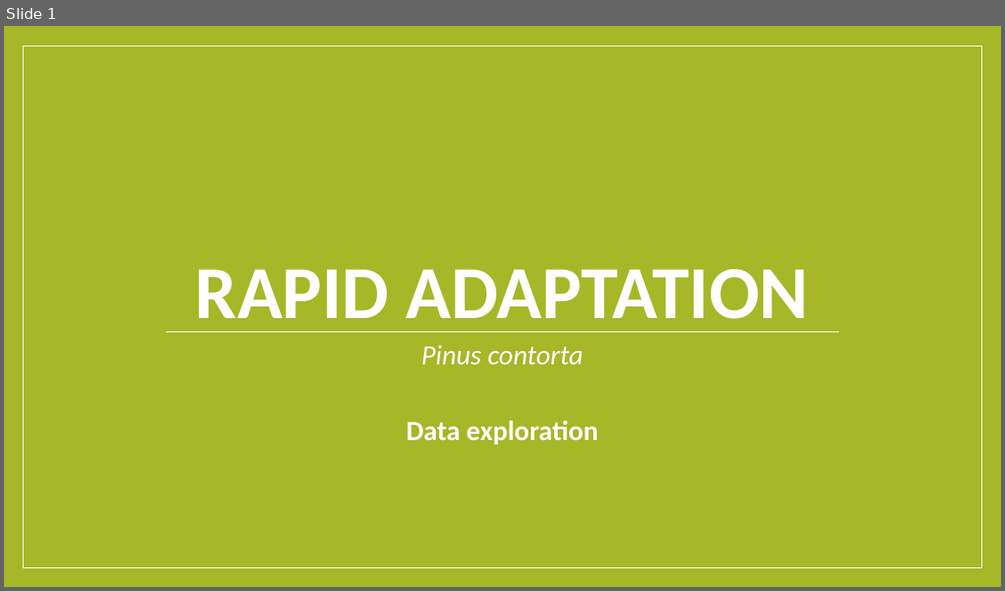
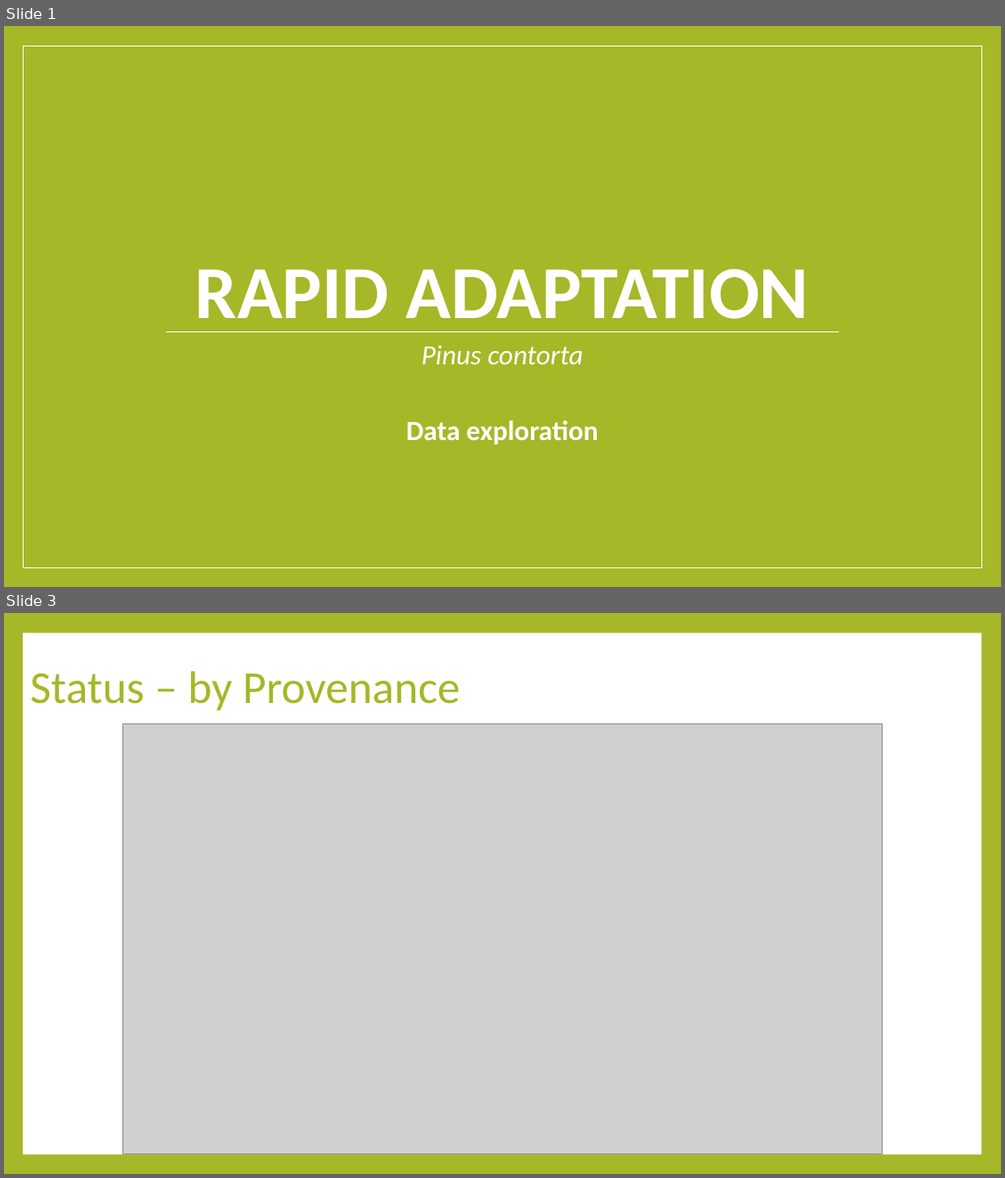
Before and after one commit to luisasenecio/RapidAdaptation, a slide deck: RapidAdaptation_DataExploration.pptx. Shown one above the other, each under a label of ours: slide 1 before the commit, slides 1 and 3 after it; the slides between them are not shown. The pictures are 1005x591 and 1005x1178 pixels, drawn with LibreOffice and Linux fonts; fonts in the diff are those of the drawing; grey boxes stand for pictures. Boxes give left, top, right and bottom in pixels: in the first picture for what was removed or moved away, otherwise in the second. Text is boxed around its words. In the diff, an @@ line names an element or a change of style, - is before the commit and + after.

```diff
--- a/RapidAdaptation_DataExploration.pptx
+++ b/RapidAdaptation_DataExploration.pptx
@@ slide 3 added at [4,613,1001,1174], background #A6B727 @@
@@ rectangle added at [23,633,981,1154], fill #FFFFFF @@
@@ title added at [30,671,460,711], 44 pt, text #A6B727 @@
+Status – by Provenance
@@ picture added at [123,723,882,1154] @@
```
Also in this commit, not shown: 1 slide changed, 13 other slides added, 2 slides removed, 17 other files.
